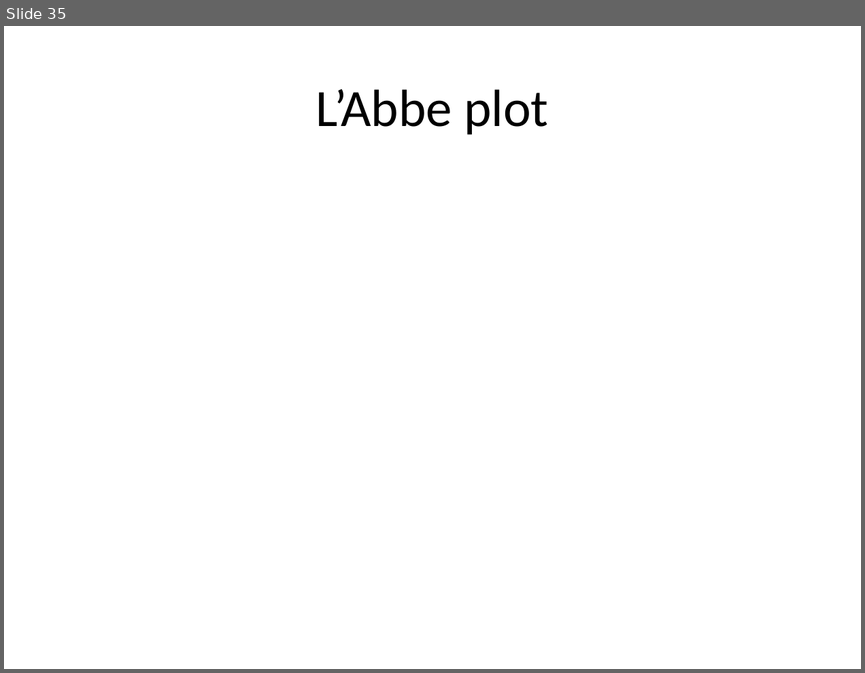
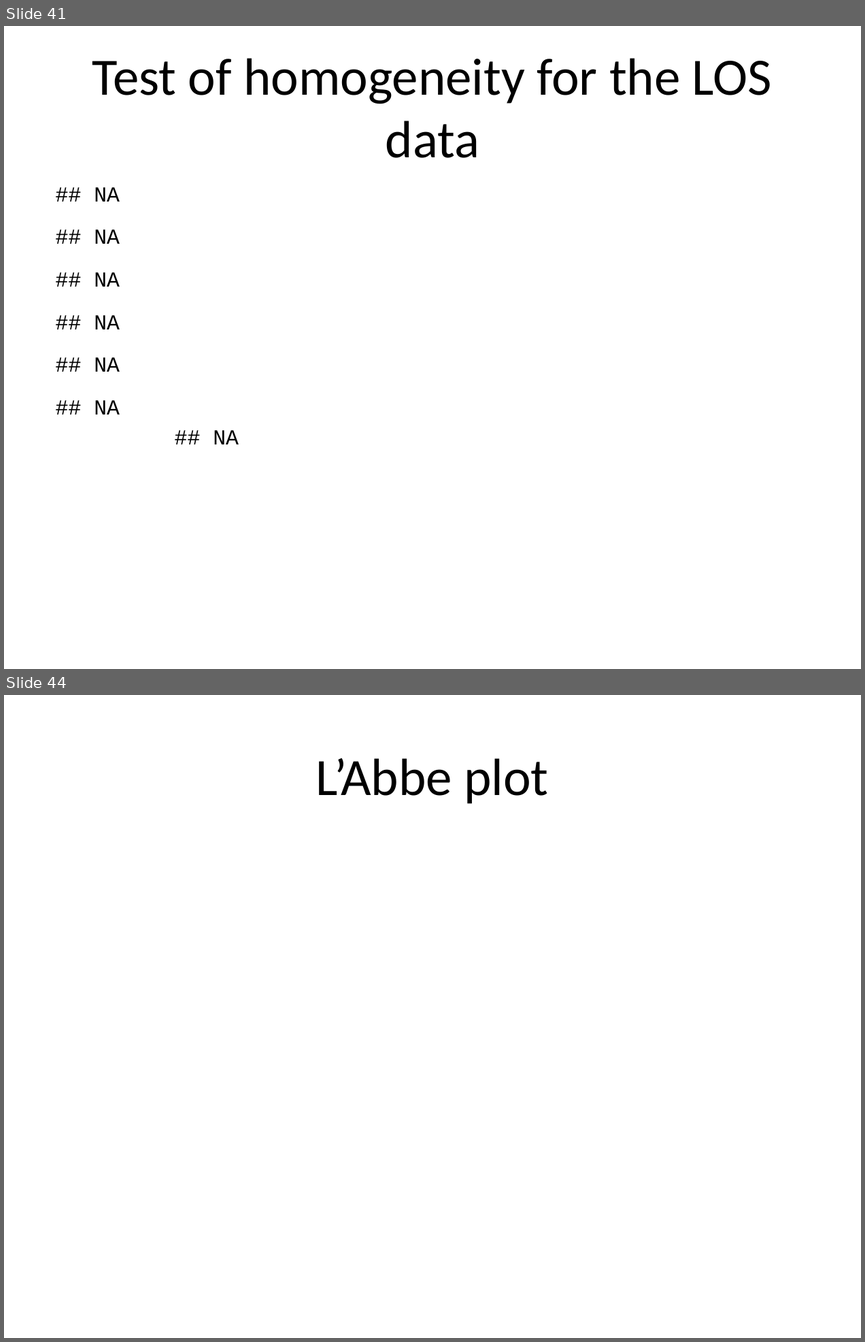
Before and after one commit to pmean/introduction-meta-analysis, a slide deck: src/intro.pptx. Shown one above the other, each under a label of ours: slide 35 before the commit, slides 41 and 44 after it; the slides between them are not shown. The pictures are 865x673 and 865x1342 pixels, drawn with LibreOffice and Linux fonts; fonts in the diff are those of the drawing. Boxes give left, top, right and bottom in pixels: in the first picture for what was removed or moved away, otherwise in the second. Text is boxed around its words. In the diff, an @@ line names an element or a change of style, - is before the commit and + after.

```diff
--- a/src/intro.pptx
+++ b/src/intro.pptx
@@ slide 41 added at (4, 26, 861, 669), background #FFFFFF @@
@@ title added at (92, 58, 772, 158), 44 pt, text #000000 @@
+Test of homogeneity for the LOS data
@@ text added at (94, 187, 239, 444), 18 pt, text #000000 @@
+## NA
+## NA
+## NA
+## NA
+## NA
+## NA
+## NA
@@ what was slide 35 is now slide 44 @@
```
Also in this commit, not shown: 6 slides changed, 13 other slides added, 6 slides removed, 8 other files.
